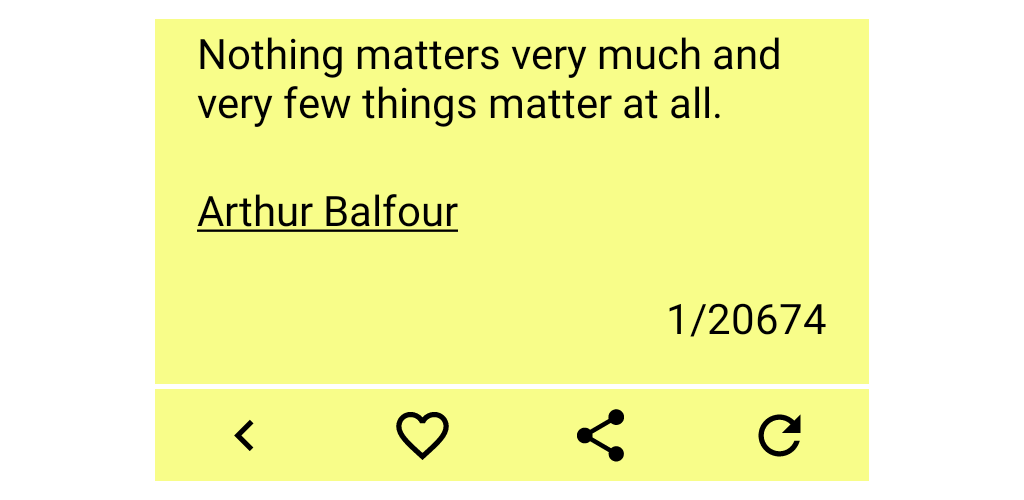
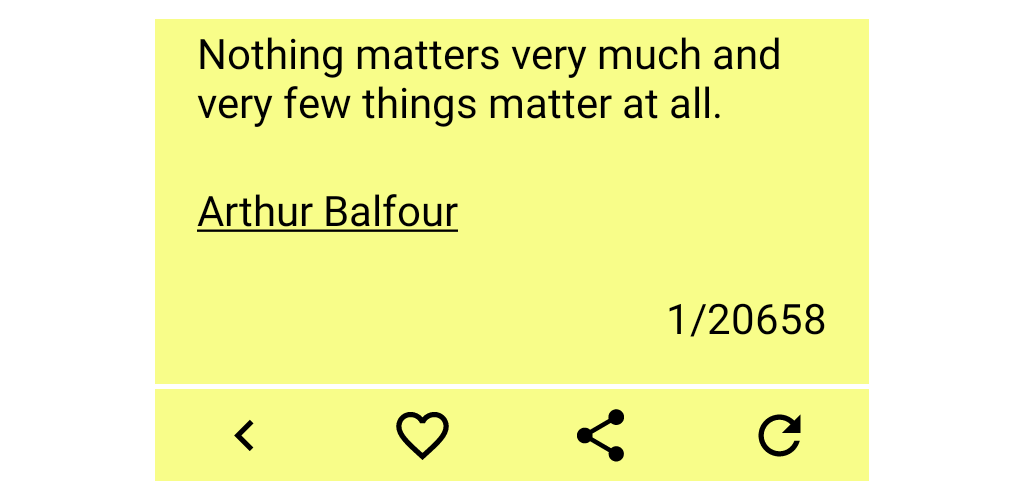
Revision of a layered 1024x500 image; what changed, layer by layer:
painted on "featureGraphic.png" over bbox(780, 303, 826, 335)
added layer "Quote_Unquote_ori_portrait.png" above "canvas size" over bbox(780, 303, 826, 335)
